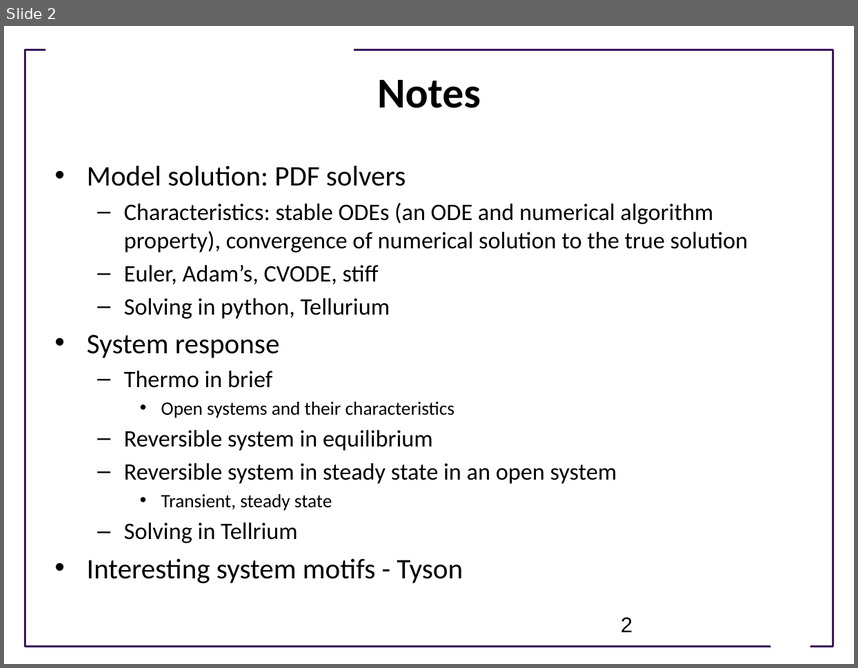
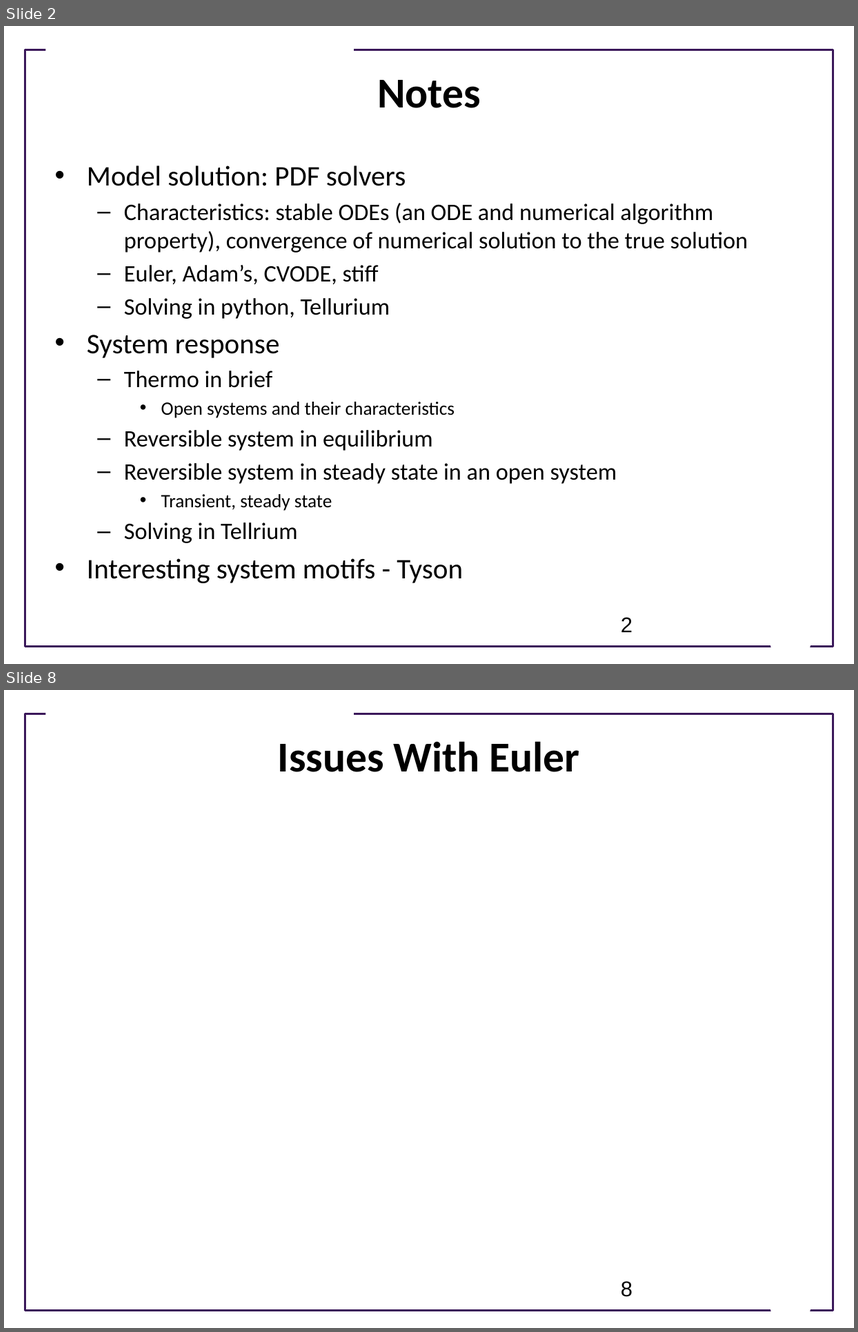
Before and after one commit to ModelEngineering/advancing-biomedical-models, a slide deck: Lectures/Week_2/CSE 599V Lecture 6 - Model Evaluation and System Responses.pptx. Shown one above the other, each under a label of ours: slide 2 before the commit, slides 2 and 8 after it; the slides between them are not shown. The pictures are 858x668 and 858x1332 pixels, drawn with LibreOffice and Linux fonts; fonts in the diff are those of the drawing; background and template pictures are left out. Boxes give left, top, right and bottom in pixels: in the first picture for what was removed or moved away, otherwise in the second. Text is boxed around its words. In the diff, an @@ line names an element or a change of style, - is before the commit and + after.

```diff
--- a/Lectures/Week_2/CSE 599V Lecture 6 - Model Evaluation and System Responses.pptx
+++ b/Lectures/Week_2/CSE 599V Lecture 6 - Model Evaluation and System Responses.pptx
@@ slide 8 added at (4, 690, 854, 1328), background #FFFFFF; not listed: 3 template elements that a slide beside it also shows @@
@@ title added at (278, 741, 580, 772), 36 pt, text #000000, bold @@
+Issues With Euler
@@ page number added at (621, 1281, 633, 1297), 18 pt, text #000000 @@
+8
```
Also in this commit, not shown: 28 other slides added, 1 other file.
